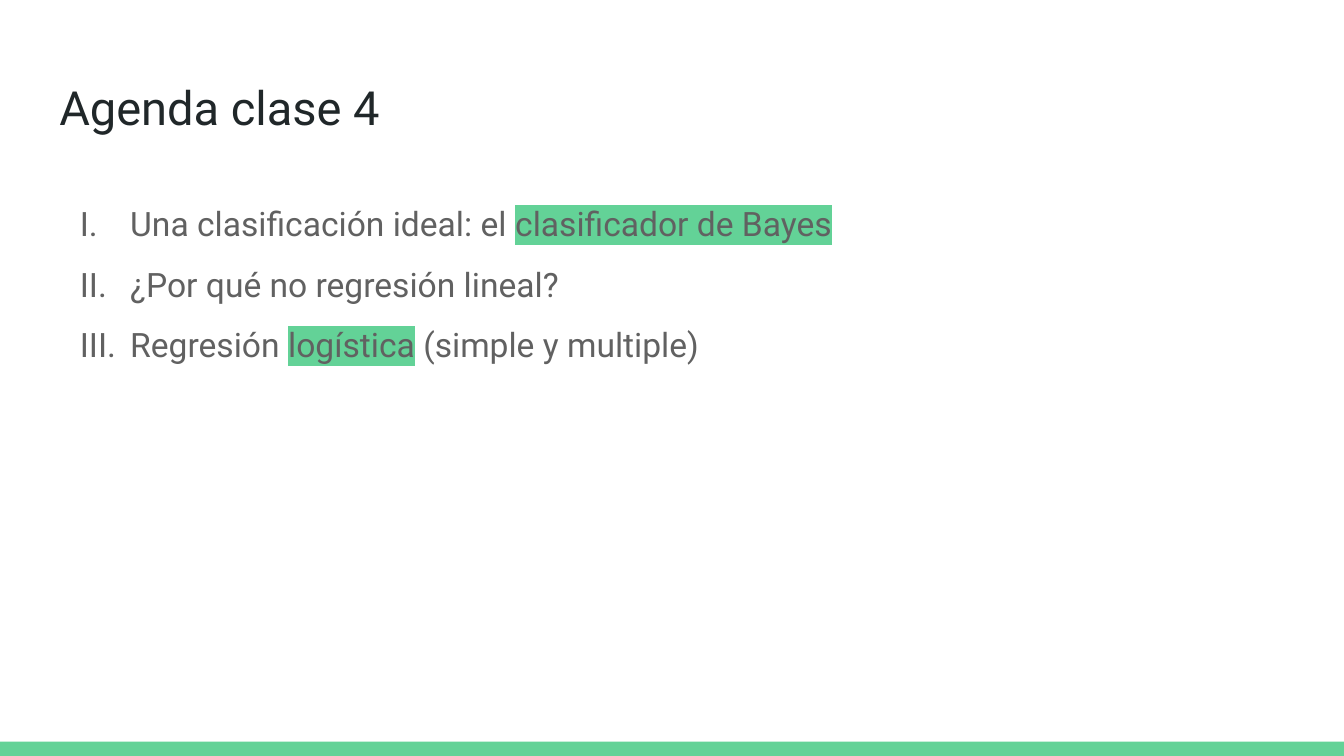
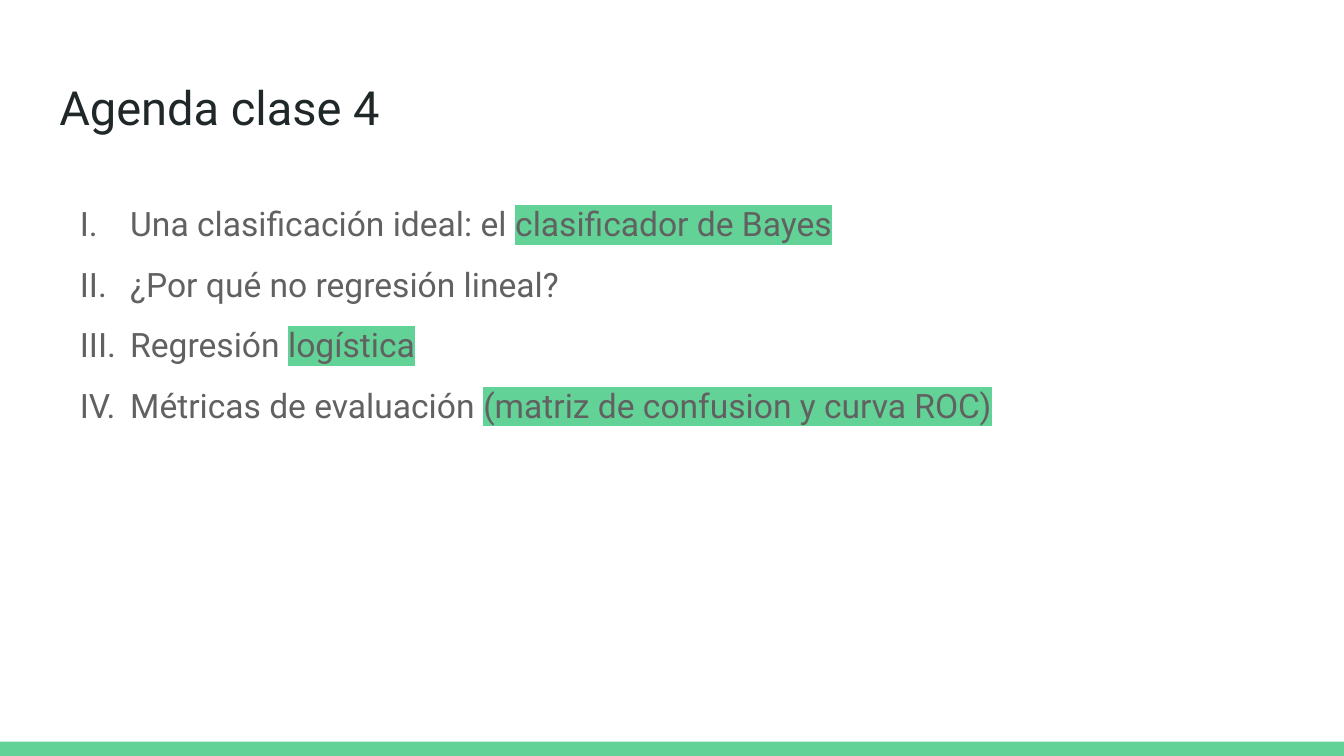
Before and after one commit to DCSCyHD/2023_modulo_3, a slide deck: slide 5 of clase4/teorica_4.pptx. Drawn at 1344x756 pixels with LibreOffice and Linux fonts; fonts in the diff are those of the drawing. Boxes give left, top, right and bottom in pixels: in the first picture for what was removed or moved away, otherwise in the second. Text is boxed around its words. In the diff, an @@ line names an element or a change of style, - is before the commit and + after.

```diff
--- a/clase4/teorica_4.pptx
+++ b/clase4/teorica_4.pptx
@@ text at [130,332,991,425]: text changed @@
-III. Regresión logística (simple y multiple)
+III. Regresión logística
+IV. Métricas de evaluación (matriz de confusion y curva ROC)
```
Also in this commit, not shown: 2 other slides changed, 1 slide removed, 1 other file.
